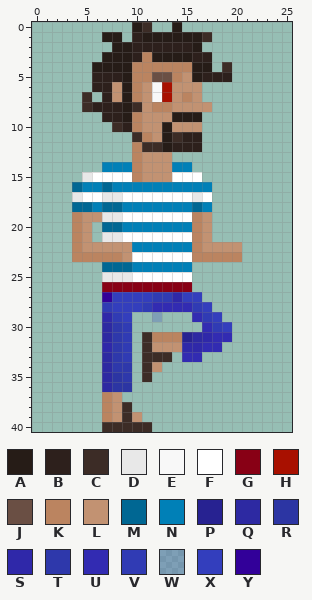
Edited in one commit: pixel-art sprite (Tadzik/files/textures/universal/playerRun2.png). This is how it looked before the edit.
The file is 26x41 pixels. Pixels under 10% opacity are left out. Colours within 5 levels of each other are drawn and written as one. The old version is drawn lined up with the new one.
Palette (. is transparent): A #261c17  B #2d201c  C #3c2c26  D #e8e8e8  E #f8f8f8  F #ffffff  G #880015  H #a81000  J #6a4f44  K #bb8460  L #c29272  M #006793  N #0080b7  P #272291  Q #2d29a2  R #2c35a3  S #2f28a9  T #2e38ab  U #322bb2  V #303bb4  W #333ebd3d  X #333ebd  Y #320099
After the commit:
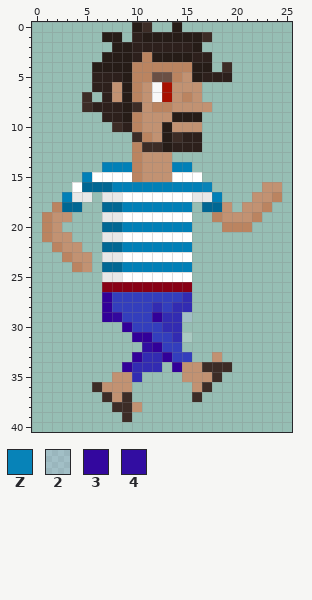
Colours new in this view: Z #0783b8  2 #bdc0ed4f  3 #33079e  4 #320da1
Changes in this commit:
whole drawing moved by +1,+0 (the old picture is shown already moved)
colour P: #272291 -> #fbfbfd31
y 15: x 5 D -> N
y 16: x 4..6 MNN -> FMM; x 17 N -> Z; x 23..24 .. -> LL
y 17: x 3 . -> N; x 5..6 FF -> D.; x 17..18 F. -> DN; x 22..24 ... -> LLK
y 18: x 2..3 .. -> KM; x 5..6 MN -> ..; x 16..19 MN.. -> .MML; x 21..23 ... -> LLK
y 19: x 1..6 ...KLL -> KLL...; x 16..22 KL..... -> ..KLLLK
y 20: x 1..2 .. -> KL; x 4..5 KL -> ..; x 16..17 KL -> ..; x 19..21 ... -> KKK
y 21: x 1..5 ...KL -> KLL..; x 16..17 KL -> ..
y 22: x 2..9 ..KLLLLL -> KLL..MMN; x 16..20 KLLLL -> .....
y 23: x 3..9 .KKKKKL -> KLL.DDF; x 16..20 KKKKK -> .....
y 24: x 4..5 .. -> KL; x 9 M -> N
y 25: x 9 D -> F
y 27: x 12..16 VVSXX -> XXXU.
y 28: x 7 V -> Y; x 11 V -> X; x 13 U -> X; x 16..17 VX -> ..
y 29: x 7..8 SV -> Y3; x 10..18 ..W...UVX -> XXYUU2...
y 30: x 7..14 QTV..... -> ..YXXXUU; x 17..19 UVX -> ...
y 31: x 7..14 QTV.CKKK -> ...YYXXU; x 16..19 QSUU -> ....
y 32: x 7..9 STV -> ...; x 11..18 CLLLSSUU -> 4YXX....
y 33: x 7..16 QTV.CCC.UU -> ...YUUYXX.; x 18 . -> L
y 34: x 7..12 QTT.CL -> ..YUUU; x 14..19 ...... -> YLLCCC
y 35: x 7..11 QRT.C -> .LLU.; x 15..18 .... -> LLLC
y 36: x 6..9 .QRR -> CLLL; x 16..17 .. -> LC
y 37: x 7 K -> C; x 9 . -> C; x 16 . -> C
y 38: x 7..8 KL -> .C; x 10 . -> L
y 39: x 7..8 KL -> ..; x 10 L -> .
y 40: x 7..11 CCCCC -> .....
Changed places in both pictures, as pixel boxes (x1, y1, x2, y2):
changed: (42, 172, 282, 432)
